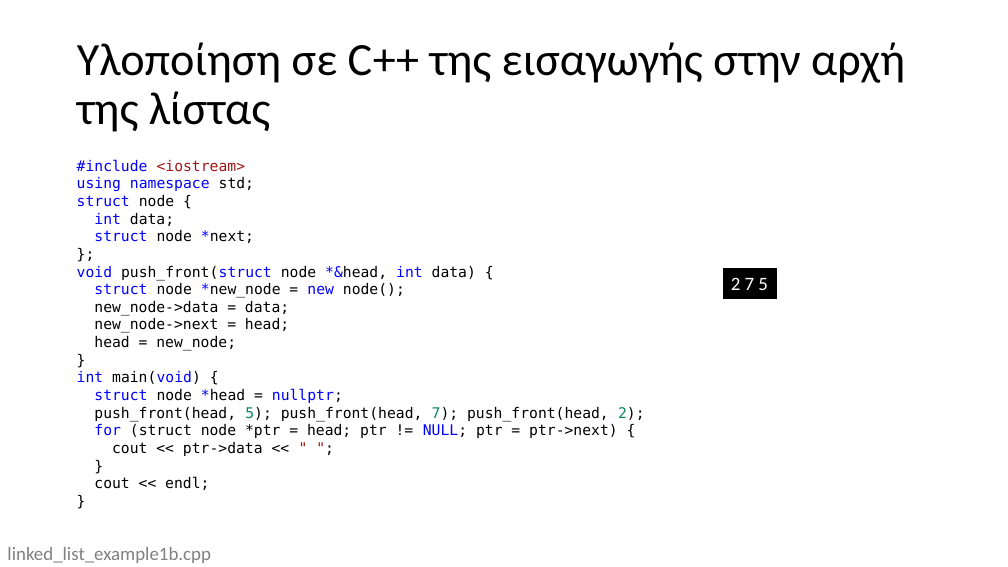
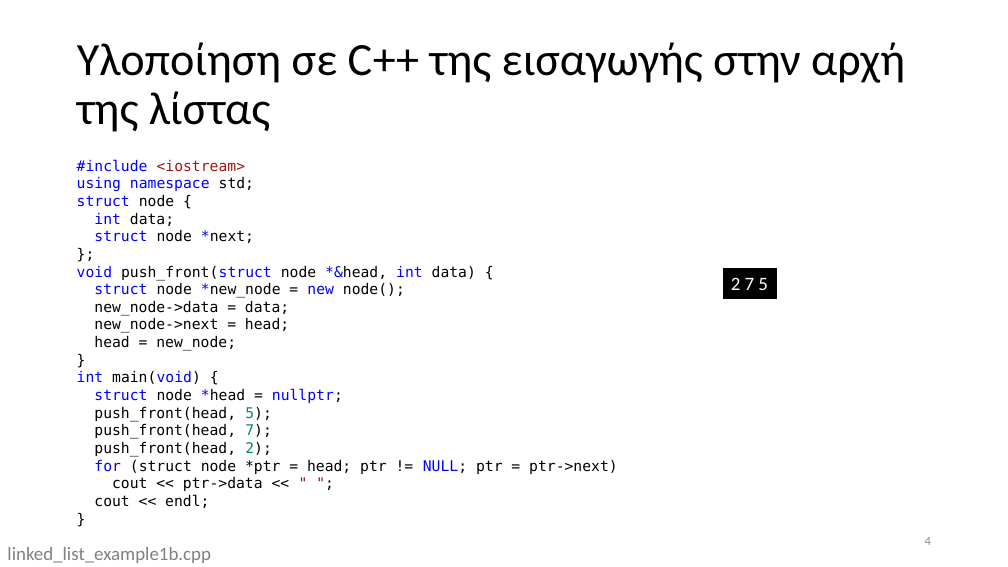
Before and after one commit to chgogos/dituoi_dsa, a slide deck: slide 4 of appendix_linked_lists/linked lists.pptx (slide 3 before the commit). Drawn at 1008x567 pixels with LibreOffice and Linux fonts; fonts in the diff are those of the drawing. Boxes give left, top, right and bottom in pixels: in the first picture for what was removed or moved away, otherwise in the second. Text is boxed around its words. In the diff, an @@ line names an element or a change of style, - is before the commit and + after.

```diff
--- a/appendix_linked_lists/linked lists.pptx
+++ b/appendix_linked_lists/linked lists.pptx
@@ text at (77,159,618,508): paragraph removed @@
-}
@@ text at (94,406,618,474): text changed @@
-push_front(head, 5); push_front(head, 7); push_front(head, 2);
-for (struct node *ptr = head; ptr != NULL; ptr = ptr->next) {
+push_front(head, 5);
+push_front(head, 7);
+push_front(head, 2);
+for (struct node *ptr = head; ptr != NULL; ptr = ptr->next)
@@ page number added at (925,537,931,545), 12 pt, text #8C8C8C @@
+4
```
Also in this commit, not shown: 3 other slides changed, 1 slide added, 3 other files.
